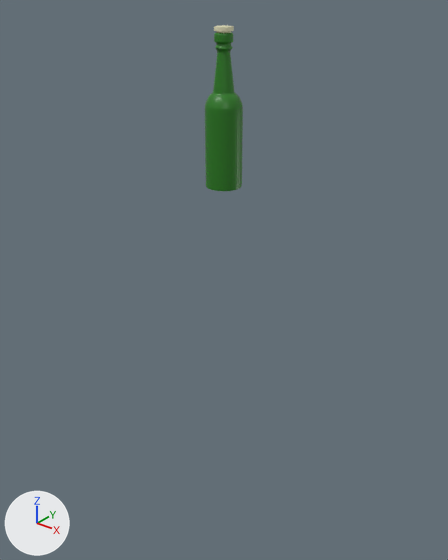
Renders of the Blender file Assets/Models/bottle.blend from each side of a commit.
The view is the same before and after, from a camera (50 mm lens) standing at (0.965, -1.205, 1.567) and looking at (-0.033, 0.042, 0.794). The axes (+X, +Y, +Z) are drawn at lower left. The lights are the same throughout.
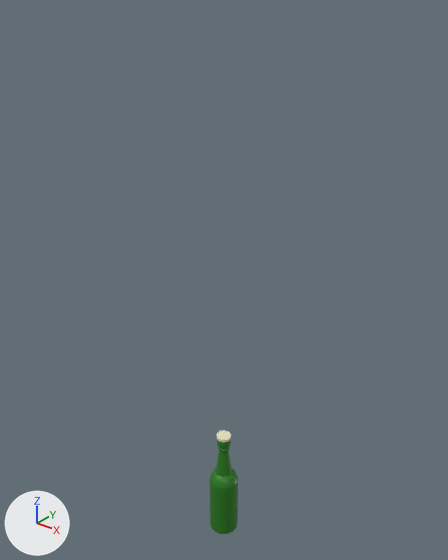
Changed parts and their boxes (x1, y1, x2, y2) in the pictures (448 x 560 px):
'Cylinder', moved: before (205, 32, 243, 191); after (210, 439, 238, 534)
'Cylinder.001', moved: before (214, 25, 234, 33); after (217, 430, 231, 442)

The change in detail:
Object 'Cylinder' (ob_cylinder) moves from (0.0, 0.0, 1.188) to (0.0, 0.0, 0.0).
Object 'Cylinder.001' (ob_cylinder_001) moves from (0.0, 0.0, 1.452) to (0.0, 0.0, 0.263).
